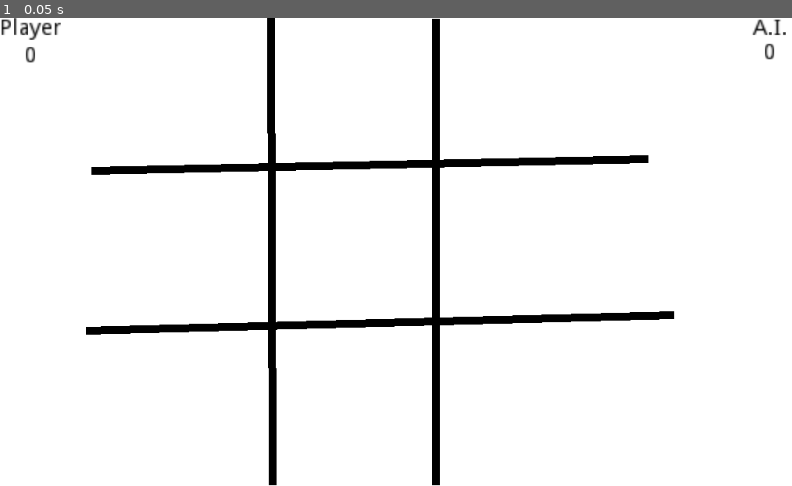
Above: before the commit, frame 1.
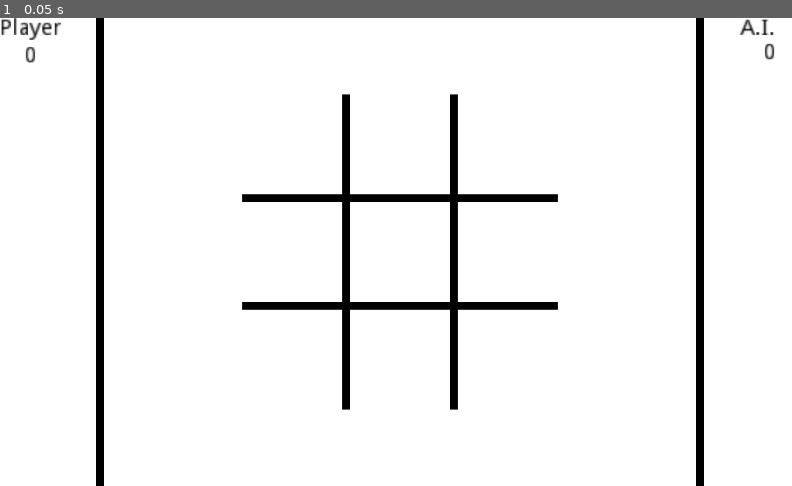
Above: after the commit, the same moment.

Repository: MGon025/CPSC481_Project
Game: Godot game, scene res://Board.tscn
Same seed, same stepped clock (60 frames per second), same inputs: the game is played once before the commit and once after it. The project has no main scene, so this scene is started directly.
Inputs:
- Up to frame 1 (0.05 s): no input

The runs differ from the first frame. In frame 1, 9.0% of the frame differs, in the area x 10-100%, y 0-100%.

Commit message:
cleaner UI

Diff:
--- a/Board.tscn
+++ b/Board.tscn
@@ -19,28 +19,9 @@
 scale = Vector2( 1, 600 )
 texture = SubResource( 2 )
 
-[node name="Grid" type="Node" parent="."]
+[node name="Stats" type="Node2D" parent="."]
 
-[node name="LineLeft" type="Line2D" parent="Grid"]
-points = PoolVector2Array( 347, -2, 349, 599 )
-default_color = Color( 0, 0, 0, 1 )
-
-[node name="LineUp" type="Line2D" parent="Grid"]
-position = Vector2( 204, 63 )
-points = PoolVector2Array( -87, 133, 626, 118 )
-default_color = Color( 0, 0, 0, 1 )
-
-[node name="LineRight" type="Line2D" parent="Grid"]
-position = Vector2( 209, 0 )
-points = PoolVector2Array( 349, 1, 349, 599 )
-default_color = Color( 0, 0, 0, 1 )
-
-[node name="LineDown" type="Line2D" parent="Grid"]
-position = Vector2( 203, 292 )
-points = PoolVector2Array( -93, 109, 660, 89 )
-default_color = Color( 0, 0, 0, 1 )
-
-[node name="Player1Name" type="Label" parent="."]
+[node name="Player1Name" type="Label" parent="Stats"]
 modulate = Color( 0, 0, 0, 1 )
 self_modulate = Color( 0, 0, 0, 1 )
 margin_right = 39.0
@@ -49,7 +30,7 @@
 text = "Player"
 align = 1
 
-[node name="Player1Score" type="Label" parent="."]
+[node name="Player1Score" type="Label" parent="Stats"]
 modulate = Color( 0, 0, 0, 1 )
 self_modulate = Color( 0, 0, 0, 1 )
 margin_left = 1.0
@@ -60,17 +41,17 @@
 text = "0"
 align = 1
 
-[node name="Player2Name" type="Label" parent="."]
+[node name="Player2Name" type="Label" parent="Stats"]
 anchor_right = 1.0
 margin_left = 948.0
-margin_right = 987.0
+margin_right = -39.0
 margin_bottom = 14.0
 rect_scale = Vector2( 2, 2 )
 custom_colors/font_color = Color( 0, 0, 0, 1 )
 text = "A.I."
 align = 1
 
-[node name="Player2Score" type="Label" parent="."]
+[node name="Player2Score" type="Label" parent="Stats"]
 modulate = Color( 0, 0, 0, 1 )
 self_modulate = Color( 0, 0, 0, 1 )
 margin_left = 947.0
@@ -81,31 +62,65 @@
 text = "0"
 align = 1
 
-[node name="Marks" type="Node" parent="."]
+[node name="BorderLeft" type="Line2D" parent="Stats"]
+position = Vector2( 128, 300 )
+points = PoolVector2Array( 0, -300, 0, 300 )
+default_color = Color( 0, 0, 0, 1 )
+
+[node name="BorderRight" type="Line2D" parent="Stats"]
+position = Vector2( 896, 300 )
+points = PoolVector2Array( 0, -300, 0, 300 )
+default_color = Color( 0, 0, 0, 1 )
+
+[node name="Grid" type="Node2D" parent="."]
+position = Vector2( 512, 300 )
+
+[node name="LineUp" type="Line2D" parent="Grid"]
+position = Vector2( 0, -69 )
+points = PoolVector2Array( -202, 0, 202, 0 )
+default_color = Color( 0, 0, 0, 1 )
+
+[node name="LineDown" type="Line2D" parent="Grid"]
+position = Vector2( 0, 69 )
+points = PoolVector2Array( -202, 0, 202, 0 )
+default_color = Color( 0, 0, 0, 1 )
+
+[node name="LineLeft" type="Line2D" parent="Grid"]
+position = Vector2( -69, 0 )
+points = PoolVector2Array( 0, -202, 0, 202 )
+default_color = Color( 0, 0, 0, 1 )
+
+[node name="LineRight" type="Line2D" parent="Grid"]
+position = Vector2( 69, 0 )
+points = PoolVector2Array( 0, -202, 0, 202 )
+default_color = Color( 0, 0, 0, 1 )
+
+[node name="Marks" type="Node2D" parent="."]
+position = Vector2( 512, 300 )
 
 [node name="Mark0" parent="Marks" instance=ExtResource( 1 )]
-position = Vector2( 239, -10 )
+position = Vector2( -138, -238 )
 
 [node name="Mark1" parent="Marks" instance=ExtResource( 1 )]
-position = Vector2( 452, -9 )
+position = Vector2( 0, -238 )
 
 [node name="Mark2" parent="Marks" instance=ExtResource( 1 )]
-position = Vector2( 689, -13 )
+position = Vector2( 138, -238 )
 
 [node name="Mark3" parent="Marks" instance=ExtResource( 1 )]
-position = Vector2( 236, 199 )
+position = Vector2( -138, -100 )
 
 [node name="Mark4" parent="Marks" instance=ExtResource( 1 )]
-position = Vector2( 451, 196 )
+position = Vector2( 0, -100 )
 
 [node name="Mark5" parent="Marks" instance=ExtResource( 1 )]
-position = Vector2( 697, 182 )
+position = Vector2( 138, -100 )
 
 [node name="Mark6" parent="Marks" instance=ExtResource( 1 )]
-position = Vector2( 238, 397 )
+position = Vector2( -138, 38 )
 
 [node name="Mark7" parent="Marks" instance=ExtResource( 1 )]
-position = Vector2( 455, 394 )
+position = Vector2( 0, 38 )
 
 [node name="Mark8" parent="Marks" instance=ExtResource( 1 )]
-position = Vector2( 704, 396 )
+position = Vector2( 138, 38 )
--- a/Mark.tscn
+++ b/Mark.tscn
@@ -7,7 +7,8 @@
 [sub_resource type="RectangleShape2D" id=1]
 extents = Vector2( 64, 64 )
 
-[node name="Mark" type="Node2D"]
+[node name="Mark" type="Area2D"]
+script = ExtResource( 3 )
 
 [node name="X" type="Sprite" parent="."]
 position = Vector2( 0, 100 )
@@ -17,9 +18,6 @@
 position = Vector2( 0, 100 )
 texture = ExtResource( 2 )
 
-[node name="ClickSpace" type="Area2D" parent="."]
-script = ExtResource( 3 )
-
-[node name="CollisionShape2D" type="CollisionShape2D" parent="ClickSpace"]
+[node name="CollisionShape2D" type="CollisionShape2D" parent="."]
 position = Vector2( 0, 100 )
 shape = SubResource( 1 )
